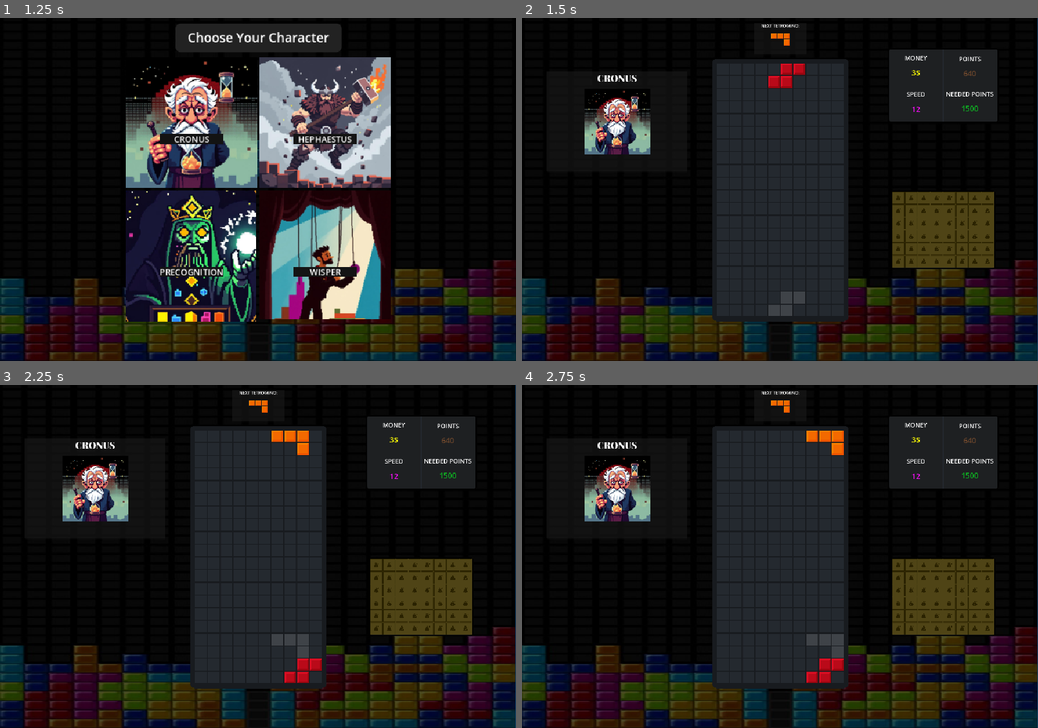
Above: before the commit, frames 1-4 (two rows, left to right).
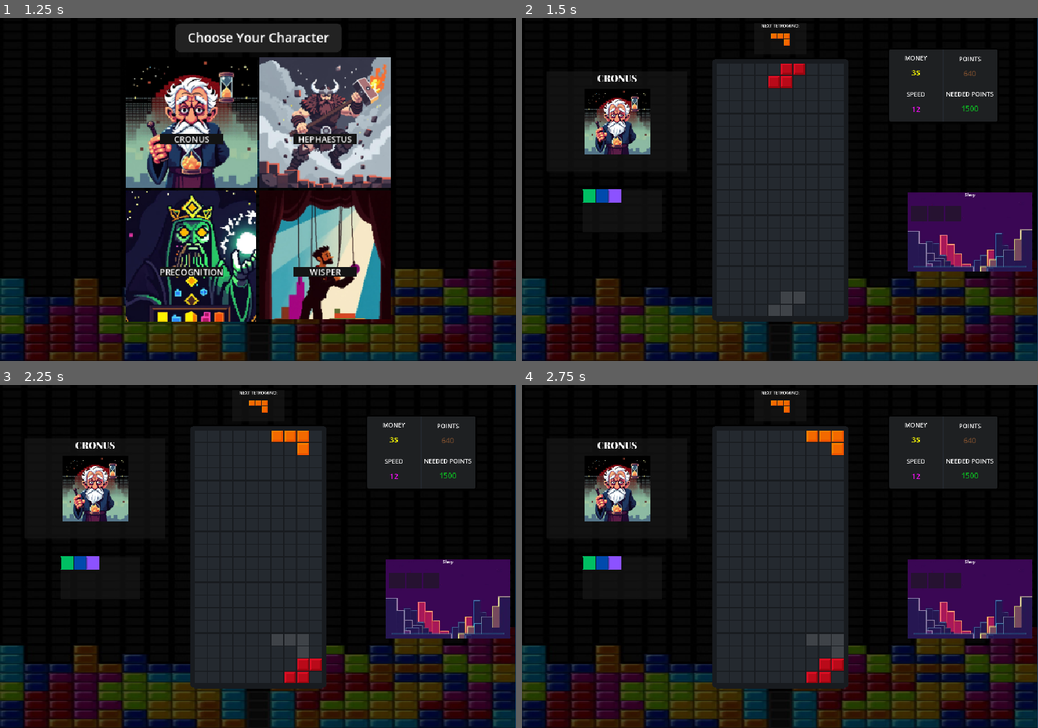
Above: after the commit, the same moments.

Repository: Florin-Ionita/Proiect-IP
Game: Godot game, scene res://Scenes/main_menu.tscn
Same seed, same stepped clock (60 frames per second), same inputs: the game is played once before the commit and once after it.
Inputs (mouse positions are in pixels of both pictures, inside the frame that each line leads up to):
- Up to frame 1 (1.25 s): click "START" at 0.5 s
- Up to frame 2 (1.5 s): click (712, 120) at 1.25 s
- Up to frame 3 (2.25 s): tap Enter at 2 s; move the mouse to (371, 539) at 2.02 s; hold D (right) from 2.03 s (still down); tap Space (hard_drop) at 2.1 s; click (371, 539) at 2.17 s
- Up to frame 4 (2.75 s): keep holding D (right)

Frame 1 is identical in both runs. In frame 2, 6.5% of the frame differs, in the area x 11-99%, y 49-74%; in frame 3, 6.5%; in frame 4, 6.5%.

Commit message:
mi-e rau

Diff:
--- /dev/null
+++ b/Resources/Common.tres
@@ -0,0 +1,9 @@
+[gd_resource type="Resource" script_class="ItemResource" load_steps=3 format=3 uid="uid://bbekb3uhfdn2w"]
+
+[ext_resource type="Texture2D" uid="uid://swuu1xpp344r" path="res://Assets/Rarities/Common.png" id="1_e31d4"]
+[ext_resource type="Script" uid="uid://bnnpdtyi34jqe" path="res://Scripts/rarity_dat.gd" id="2_e31d4"]
+
+[resource]
+script = ExtResource("2_e31d4")
+icon = ExtResource("1_e31d4")
+Rarity = "Common"
--- /dev/null
+++ b/Resources/Epic.tres
@@ -0,0 +1,9 @@
+[gd_resource type="Resource" load_steps=3 format=3 uid="uid://mqo40hoxiaby"]
+
+[ext_resource type="Texture2D" uid="uid://hiblpkalgvb2" path="res://Assets/Rarities/Epic.png" id="1_1ww3j"]
+[ext_resource type="Script" uid="uid://bnnpdtyi34jqe" path="res://Scripts/rarity_dat.gd" id="2_1ww3j"]
+
+[resource]
+script = ExtResource("2_1ww3j")
+icon = ExtResource("1_1ww3j")
+Rarity = "Epic"
--- /dev/null
+++ b/Resources/Rare.tres
@@ -0,0 +1,9 @@
+[gd_resource type="Resource" load_steps=3 format=3 uid="uid://c0cah0kadr313"]
+
+[ext_resource type="Texture2D" uid="uid://bquxe5m6aoyd" path="res://Assets/Rarities/Rare.png" id="1_2oyfn"]
+[ext_resource type="Script" uid="uid://bnnpdtyi34jqe" path="res://Scripts/rarity_dat.gd" id="2_psp2g"]
+
+[resource]
+script = ExtResource("2_psp2g")
+icon = ExtResource("1_2oyfn")
+name = "Rare"
--- /dev/null
+++ b/Resources/Unheard.tres
@@ -0,0 +1,9 @@
+[gd_resource type="Resource" script_class="ItemResource" load_steps=3 format=3 uid="uid://cl2wa1txa22d7"]
+
+[ext_resource type="Texture2D" uid="uid://cvw1wdmo1x444" path="res://Assets/Rarities/Unheard.png" id="1_jhpy2"]
+[ext_resource type="Script" uid="uid://bnnpdtyi34jqe" path="res://Scripts/rarity_dat.gd" id="2_jhpy2"]
+
+[resource]
+script = ExtResource("2_jhpy2")
+icon = ExtResource("1_jhpy2")
+Rarity = "Unheard"
--- /dev/null
+++ b/Resources/inv_data_file.json
@@ -0,0 +1,86 @@
+{
+	"Inv1": {
+		"Item": null
+	},
+	"Inv2": {
+		"Item": null
+	},
+	"Inv3": {
+		"Item": null
+	},
+	"Inv4": {
+		"Item": null
+	},
+	"Inv5": {
+		"Item": null
+	},
+	"Inv6": {
+		"Item": null
+	},
+	"Inv7": {
+		"Item": null
+	},
+	"Inv8": {
+		"Item": null
+	},
+	"Inv9": {
+		"Item": null
+	},
+	"Inv10": {
+		"Item": null
+	},
+	"Inv11": {
+		"Item": null
+	},
+	"Inv12": {
+		"Item": null
+	},
+	"Inv13": {
+		"Item": null
+	},
+	"Inv14": {
+		"Item": null
+	},
+	"Inv15": {
+		"Item": null
+	},
+	"Inv16": {
+		"Item": null
+	},
+	"Inv17": {
+		"Item": null
+	},
+	"Inv18": {
+		"Item": null
+	},
+	"Inv19": {
+		"Item": null
+	},
+	"Inv20": {
+		"Item": null
+	},
+	"Inv21": {
+		"Item": null
+	},
+	"Inv22": {
+		"Item": null
+	},
+	"Inv23": {
+		"Item": null
+	},
+	"Inv24": {
+		"Item": null
+	},
+	"Inv25": {
+		"Item": null
+	},
+	"Inv26": {
+		"Item": null
+	},
+	"Inv27": {
+		"Item": null
+	},
+	"Inv28": {
+		"Item": null
+	}
+}
--- /dev/null
+++ b/Resources/piece_data.json
@@ -0,0 +1,22 @@
+[
+	{
+		"ID": 101,
+		"Name": "Give me more",
+		"Rarity": "Common"
+	},
+	{
+		"ID": 102,
+		"Name": "See the future",
+		"Rarity": "Rare"
+	},
+	{
+		"ID": 103,
+		"Name": "Colorphile",
+		"Rarity": "Epic"
+	},
+	{
+		"ID": 104,
+		"Name": "-1 line",
+		"Rarity": "Unheard"
+	}
+]
--- /dev/null
+++ b/Scenes/LootItem.tscn
@@ -0,0 +1,20 @@
+[gd_scene load_steps=3 format=3 uid="uid://b87eptj83tphn"]
+
+[ext_resource type="Script" uid="uid://dgxi8a0ahgiiq" path="res://Scripts/loot_item.gd" id="1_yt0ii"]
+[ext_resource type="Script" uid="uid://o71ty1to5qvt" path="res://Scripts/icon_script.gd" id="2_88wg4"]
+
+[node name="LootItem1" type="Panel"]
+custom_minimum_size = Vector2(192, 192)
+anchors_preset = 15
+anchor_right = 1.0
+anchor_bottom = 1.0
+grow_horizontal = 2
+grow_vertical = 2
+script = ExtResource("1_yt0ii")
+
+[node name="ItemIcon" type="TextureRect" parent="."]
+layout_mode = 0
+offset_right = 40.0
+offset_bottom = 40.0
+mouse_filter = 0
+script = ExtResource("2_88wg4")
--- /dev/null
+++ b/Scenes/LootPanel.tscn
@@ -0,0 +1,17 @@
+[gd_scene format=3 uid="uid://bw5213u8e4ckr"]
+
+[node name="LootPanel" type="Control"]
+layout_mode = 3
+anchors_preset = 15
+anchor_right = 1.0
+anchor_bottom = 1.0
+grow_horizontal = 2
+grow_vertical = 2
+
+[node name="PanelContainer" type="PanelContainer" parent="."]
+layout_mode = 0
+offset_right = 40.0
+offset_bottom = 40.0
+
+[node name="LootGrid" type="GridContainer" parent="PanelContainer"]
+layout_mode = 2
--- /dev/null
+++ b/Scenes/Templates/InventorySlot.tscn
@@ -0,0 +1,18 @@
+[gd_scene load_steps=2 format=3 uid="uid://ciu87vr4b8kbe"]
+
+[ext_resource type="Script" uid="uid://doeg1yccd7iu7" path="res://Scripts/inventory_slot.gd" id="1_mrfnl"]
+
+[node name="Inv1" type="Panel"]
+custom_minimum_size = Vector2(60, 60)
+offset_right = 60.0
+offset_bottom = 60.0
+script = ExtResource("1_mrfnl")
+
+[node name="Icon" type="TextureRect" parent="."]
+layout_mode = 1
+anchors_preset = 15
+anchor_right = 1.0
+anchor_bottom = 1.0
+grow_horizontal = 2
+grow_vertical = 2
+mouse_filter = 0
--- a/Scenes/game.tscn
+++ b/Scenes/game.tscn
@@ -7,9 +7,11 @@
 [ext_resource type="PackedScene" uid="uid://c4j05v6wfo823" path="res://Scenes/tetromino.tscn" id="4_h4fw4"]
 [ext_resource type="Script" uid="uid://btfta0160f7eg" path="res://Scripts/piece_spawner.gd" id="5_ldgsr"]
 [ext_resource type="PackedScene" uid="uid://ct2meksk8huhw" path="res://Scenes/ui.tscn" id="6_o5yvi"]
-[ext_resource type="Texture2D" uid="uid://8u6irg4mqp6e" path="res://Assets/backgrounds/shopgrid.png" id="8_ldgsr"]
 [ext_resource type="Script" uid="uid://j06tod83p1jd" path="res://Scripts/character_panel.gd" id="8_v158k"]
 [ext_resource type="FontFile" uid="uid://bio3nen3jm8sf" path="res://Assets/Font/PlayfairDisplay-Black.ttf" id="9_h4fw4"]
+[ext_resource type="Texture2D" uid="uid://b8dda1wwjdkfm" path="res://Assets/backgrounds/character_bg.png" id="11_o5yvi"]
+[ext_resource type="Script" uid="uid://cjc7useliuseh" path="res://Scripts/inventory.gd" id="11_rku1e"]
+[ext_resource type="Script" uid="uid://cjt8dg7qnabwq" path="res://Scripts/loot_panel.gd" id="13_rfjv2"]
 
 [sub_resource type="StyleBoxTexture" id="StyleBoxTexture_v158k"]
 texture = ExtResource("1_1l0tm")
@@ -46,8 +48,6 @@
 font_size = 28
 font_color = Color(0.0588235, 0.662745, 0.133333, 1)
 
-[sub_resource type="Theme" id="Theme_o5yvi"]
-
 [node name="main" type="Node"]
 
 [node name="Panel" type="Panel" parent="."]
@@ -56,6 +56,7 @@
 offset_right = 5250.0
 offset_bottom = 3672.0
 scale = Vector2(0.3, 0.3)
+mouse_filter = 2
 theme_override_styles/panel = SubResource("StyleBoxTexture_v158k")
 
 [node name="Camera2D" type="Camera2D" parent="."]
@@ -243,43 +244,6 @@
 label_settings = SubResource("LabelSettings_rku1e")
 horizontal_alignment = 1
 
-[node name="Inventory" type="Panel" parent="."]
-anchors_preset = -1
-anchor_left = 1.363
-anchor_top = 0.218
-anchor_right = 1.363
-anchor_bottom = 0.218
-offset_left = -1164.84
-offset_top = -139.264
-offset_right = -770.836
-offset_bottom = 158.736
-grow_horizontal = 2
-grow_vertical = 2
-size_flags_horizontal = 3
-size_flags_vertical = 3
-size_flags_stretch_ratio = 20.0
-theme_override_styles/panel = SubResource("StyleBoxFlat_1l0tm")
-
-[node name="GridTexture" type="TextureRect" parent="Inventory"]
-self_modulate = Color(0.470076, 0.470076, 0.470076, 1)
-layout_mode = 1
-anchors_preset = 8
-anchor_left = 0.5
-anchor_top = 0.5
-anchor_right = 0.5
-anchor_bottom = 0.5
-offset_left = -192.0
-offset_top = -144.0
-offset_right = 1344.0
-offset_bottom = 1008.0
-grow_horizontal = 2
-grow_vertical = 2
-scale = Vector2(0.25, 0.25)
-theme = SubResource("Theme_o5yvi")
-texture = ExtResource("8_ldgsr")
-expand_mode = 1
-stretch_mode = 1
-
 [node name="CharacterPanel" type="Panel" parent="."]
 anchors_preset = 15
 anchor_right = 1.0
@@ -318,3 +282,99 @@
 theme_override_fonts/font = ExtResource("9_h4fw4")
 theme_override_font_sizes/font_size = 35
 uppercase = true
+
+[node name="Inventory" type="Control" parent="."]
+layout_mode = 3
+anchors_preset = 0
+offset_left = 226.0
+offset_top = 9.0
+offset_right = 691.0
+offset_bottom = 309.0
+mouse_filter = 2
+script = ExtResource("11_rku1e")
+
+[node name="NinePatchRect" type="NinePatchRect" parent="Inventory"]
+layout_mode = 1
+anchors_preset = 15
+anchor_right = 1.0
+anchor_bottom = 1.0
+grow_horizontal = 2
+grow_vertical = 2
+texture = ExtResource("11_o5yvi")
+
+[node name="MarginContainer" type="MarginContainer" parent="Inventory/NinePatchRect"]
+layout_mode = 1
+anchors_preset = 8
+anchor_left = 0.5
+anchor_top = 0.5
+anchor_right = 0.5
+anchor_bottom = 0.5
+offset_left = -222.0
+offset_top = -153.0
+offset_right = 222.0
+offset_bottom = 153.0
+grow_horizontal = 2
+grow_vertical = 2
+mouse_filter = 2
+
+[node name="VBoxContainer" type="VBoxContainer" parent="Inventory/NinePatchRect/MarginContainer"]
+layout_mode = 2
+mouse_filter = 2
+alignment = 1
+
+[node name="Header" type="HBoxContainer" parent="Inventory/NinePatchRect/MarginContainer/VBoxContainer"]
+custom_minimum_size = Vector2(0, 50)
+layout_mode = 2
+
+[node name="TitleBackground" type="TextureRect" parent="Inventory/NinePatchRect/MarginContainer/VBoxContainer/Header"]
+layout_mode = 2
+size_flags_horizontal = 3
+mouse_filter = 2
+
+[node name="Label" type="Label" parent="Inventory/NinePatchRect/MarginContainer/VBoxContainer/Header/TitleBackground"]
+layout_mode = 1
+anchors_preset = 15
+anchor_right = 1.0
+anchor_bottom = 1.0
+grow_horizontal = 2
+grow_vertical = 2
+text = "Shop
+"
+horizontal_alignment = 1
+vertical_alignment = 1
+
+[node name="GridContainer" type="GridContainer" parent="Inventory/NinePatchRect/MarginContainer/VBoxContainer"]
+layout_mode = 2
+size_flags_vertical = 3
+mouse_filter = 2
+columns = 7
+
+[node name="Upgrades" type="Control" parent="."]
+custom_minimum_size = Vector2(1200, 648)
+layout_mode = 3
+anchors_preset = 15
+anchor_right = 1.0
+anchor_bottom = 1.0
+offset_left = -1000.0
+offset_right = -772.0
+grow_horizontal = 2
+grow_vertical = 2
+scale = Vector2(0.25, 0.25)
+mouse_filter = 2
+
+[node name="PanelContainer" type="PanelContainer" parent="Upgrades"]
+custom_minimum_size = Vector2(1200, 648)
+layout_mode = 1
+anchors_preset = 15
+anchor_right = 1.0
+anchor_bottom = 1.0
+grow_horizontal = 2
+grow_vertical = 2
+mouse_filter = 2
+script = ExtResource("13_rfjv2")
+
+[node name="LootGrid" type="GridContainer" parent="Upgrades/PanelContainer"]
+custom_minimum_size = Vector2(1200, 648)
+layout_mode = 2
+mouse_filter = 2
+columns = 5
--- /dev/null
+++ b/Scripts/Singletons/GameData.gd
@@ -0,0 +1,13 @@
+extends Node
+
+var item_data = {}
+
+func _ready() -> void:
+	var item_data_file = FileAccess.open("res://Resources/piece_data.json", FileAccess.READ)
+	if item_data_file:
+		var content = item_data_file.get_as_text()
+		item_data = JSON.parse_string(content)
+		print(item_data)
+		item_data_file.close()
+	else:
+		print("n-a mers jsonu sa fie uploadat")
--- /dev/null
+++ b/Scripts/Singletons/PlayerData.gd
@@ -0,0 +1,13 @@
+extends Node
+
+var inv_data = {}
+
+func _ready() -> void:
+	var inv_data_file = FileAccess.open("res://Resources/inv_data_file.json", FileAccess.READ)
+	if inv_data_file:
+		var content = inv_data_file.get_as_text()
+		inv_data = JSON.parse_string(content)
+		print(inv_data)
+		inv_data_file.close()
+	else:
+		print("n-a mers jsonu sa fie uploadat pt inventar")
--- /dev/null
+++ b/Scripts/icon_script.gd
@@ -0,0 +1,32 @@
+extends TextureRect
+
+var item_data = null
+
+func _ready():
+	mouse_filter = Control.MOUSE_FILTER_STOP
+	print("ItemIcon ready")
+
+func _gui_input(event):
+	if event is InputEventMouseButton:
+		print("Mouse button:", event.button_index, "pressed:", event.pressed)
+	elif event is InputEventMouseMotion and event.button_mask & MOUSE_BUTTON_MASK_LEFT:
+		print("Dragging motion detected - get_drag_data should be called next!")
+
+# Try both versions of the function name
+func get_drag_data(position):
+	print("=== get_drag_data CALLED ===")
+	var preview = TextureRect.new()
+	preview.texture = texture
+	preview.expand_mode = TextureRect.EXPAND_FIT_WIDTH_PROPORTIONAL
+	preview.custom_minimum_size = Vector2(64, 64)
+	set_drag_preview(preview)
+	return {"item_data": item_data, "texture": texture}
+
+func _get_drag_data(position):
+	print("=== _get_drag_data CALLED ===")
+	var preview = TextureRect.new()
+	preview.texture = texture
+	preview.expand_mode = TextureRect.EXPAND_FIT_WIDTH_PROPORTIONAL
+	preview.custom_minimum_size = Vector2(64, 64)
+	set_drag_preview(preview)
+	return {"item_data": item_data, "texture": texture}
--- /dev/null
+++ b/Scripts/inventory.gd
@@ -0,0 +1,23 @@
+extends Control
+var template_inv_slot = preload("res://Scenes/Templates/InventorySlot.tscn")
+@onready var gridcontainer = $NinePatchRect/MarginContainer/VBoxContainer/GridContainer
+
+func _ready() -> void:
+	print("=== Setting up inventory ===")
+
+	# Set the MAIN CONTROL to ignore as well - this is key!
+	mouse_filter = Control.MOUSE_FILTER_IGNORE
+
+	# Set ALL parent containers to ignore mouse events
+	$NinePatchRect.mouse_filter = Control.MOUSE_FILTER_IGNORE
+	$NinePatchRect/MarginContainer.mouse_filter = Control.MOUSE_FILTER_IGNORE
+	$NinePatchRect/MarginContainer/VBoxContainer.mouse_filter = Control.MOUSE_FILTER_IGNORE
+	gridcontainer.mouse_filter = Control.MOUSE_FILTER_IGNORE
+
+	for i in range(3):  # Test with 3 slots
+		var inv_slot_new = template_inv_slot.instantiate()
+		inv_slot_new.set_slot_index(i)
+		gridcontainer.add_child(inv_slot_new)
+
+# Remove the _input function since main control should ignore input
+# Remove the _can_drop_data function too
--- /dev/null
+++ b/Scripts/inventory_slot.gd
@@ -0,0 +1,42 @@
+extends Panel
+
+@onready var icon: TextureRect = $Icon
+var slot_index: int = -1
+var item_data = null
+
+func _ready():
+	mouse_filter = Control.MOUSE_FILTER_STOP
+	print("Slot", slot_index, "ready. Icon found:", icon != null)
+	if icon:
+		print("Icon type:", icon.get_class())
+
+func set_slot_index(index: int) -> void:
+	slot_index = index
+
+func can_drop_data(position: Vector2, data: Variant) -> bool:
+	print("=== can_drop_data SLOT", slot_index, "===")
+	if typeof(data) != TYPE_DICTIONARY:
+		print("Data is not a dictionary!")
+		return false
+	if not data.has("texture"):
+		print("Missing texture in data!")
+		return false
+	return true
+
+func drop_data(position: Vector2, data: Dictionary) -> void:
+	print("=== drop_data SLOT", slot_index, " CALLED ===")
+
+	if icon == null:
+		print("ERROR: Icon node is null!")
+		return
+
+	if not data.has("texture"):
+		print("ERROR: Data missing 'texture' key!")
+		return
+
+	icon.texture = data["texture"]
+	modulate = Color(0.8, 1.0, 0.8)  # Slight green tint to show drop success
+
+	if data.has("item_data"):
+		item_data = data["item_data"]
+		print("Item data set:", item_data)
--- /dev/null
+++ b/Scripts/loot_item.gd
@@ -0,0 +1,11 @@
+extends Panel
+@onready var icon = $ItemIcon
+var item_data = null
+
+func set_item(texture: CompressedTexture2D, data):
+	if icon:
+		print("Setting texture:", texture)
+		icon.texture = texture as Texture2D
+		item_data = data
+		# Pass the data to the icon
+		icon.item_data = data
--- /dev/null
+++ b/Scripts/loot_panel.gd
@@ -0,0 +1,16 @@
+extends PanelContainer
+
+@onready var grid = $LootGrid
+var loot_item_scene = preload("res://Scenes/LootItem.tscn")
+
+func _ready():
+	var items_to_display = [
+		{ "id": 101, "texture": load("res://Assets/Rarities/Common.png") },
+		{ "id": 102, "texture": load("res://Assets/Rarities/Rare.png") },
+		{ "id": 103, "texture": load("res://Assets/Rarities/Epic.png") }
+	]
+
+	for item in items_to_display:
+		var loot_item = load("res://Scenes/LootItem.tscn").instantiate()
+		grid.add_child(loot_item)
+		loot_item.set_item(item.texture, item)
--- /dev/null
+++ b/Scripts/rarity_dat.gd
@@ -0,0 +1,4 @@
+extends Resource
+
+@export var icon: Texture
+@export var Rarity: String
--- a/project.godot
+++ b/project.godot
@@ -18,6 +18,8 @@
 [autoload]
 
 Shared="*res://Scripts/shared.gd"
+GameData="*res://Scripts/Singletons/GameData.gd"
+PlayerData="*res://Scripts/Singletons/PlayerData.gd"
 
 [display]
 
Binary file added: Assets/Rarities/Common.png
Not shown, added: Assets/Rarities/Common.png.import
Binary file added: Assets/Rarities/Epic.png
Not shown, added: Assets/Rarities/Epic.png.import
Binary file added: Assets/Rarities/Rare.png
Not shown, added: Assets/Rarities/Rare.png.import
Binary file added: Assets/Rarities/Unheard.png
Not shown, added: Assets/Rarities/Unheard.png.import
Not shown, added: Assets/Rarities/Unreal.png.import
Not shown: 1 places in Scenes/game.tscn that only renumber resources
Not shown, added: Scripts/Singletons/GameData.gd.uid
Not shown, added: Scripts/Singletons/PlayerData.gd.uid
(and 6 more such lines)
